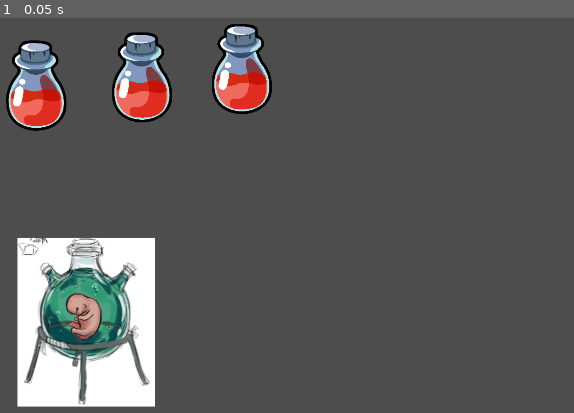
Above: before the commit, frame 1.
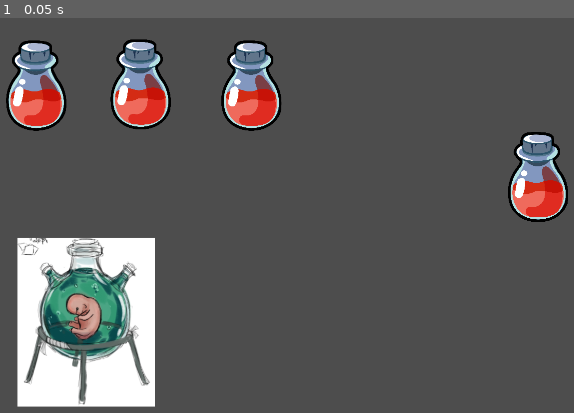
Above: after the commit, the same moment.

Repository: Goodman599/UWGameDevClubFall2025Jam
Game: Godot game, scene res://scenes/map_level.tscn
Two runs of this game, one before a commit and one after it. Both use one fixed random seed, a clock stepped at 60 frames per second and the inputs below. This scene is started directly instead of the project's main scene.
Inputs:
- Up to frame 1 (0.05 s): no input

The runs differ from the first frame. In frame 1, 5.6% of the frame differs, in the area x 19-99%, y 1-52%.

Commit message:
improved potions

Diff:
--- /dev/null
+++ b/level_1.gd
@@ -0,0 +1,3 @@
+extends Node2D
+
+@export var resources = []
--- /dev/null
+++ b/scenes/level_1.tscn
@@ -0,0 +1,10 @@
+[gd_scene load_steps=3 format=3 uid="uid://dda3dvapxb25n"]
+
+[ext_resource type="Script" uid="uid://cy5hhvuu11f84" path="res://level_1.gd" id="1_bswci"]
+[ext_resource type="PackedScene" uid="uid://c02j1lg5oclmp" path="res://scenes/level_tile_map.tscn" id="2_rus8k"]
+
+[node name="Level1" type="Node2D"]
+script = ExtResource("1_bswci")
+resources = [2, 1, 0, 0, 0]
+
+[node name="LevelTileMap" parent="." instance=ExtResource("2_rus8k")]
--- a/scenes/map_level.tscn
+++ b/scenes/map_level.tscn
@@ -21,11 +21,14 @@
 position = Vector2(-4.8619123, -16.088612)
 shape = SubResource("CircleShape2D_y6y1a")
 
-[node name="Potion1" parent="." instance=ExtResource("3_06n14")]
+[node name="P_Speed" parent="." instance=ExtResource("3_06n14")]
 position = Vector2(172, 220)
 
-[node name="Potion2" parent="." instance=ExtResource("3_06n14")]
-position = Vector2(426, 200)
+[node name="P_Stop" parent="." instance=ExtResource("3_06n14")]
+position = Vector2(423, 217)
 
-[node name="Potion3" parent="." instance=ExtResource("3_06n14")]
-position = Vector2(666, 180)
+[node name="P_Reverse" parent="." instance=ExtResource("3_06n14")]
+position = Vector2(689, 220)
+
+[node name="P_Destroy" parent="." instance=ExtResource("3_06n14")]
+position = Vector2(1378, 440)
--- a/scripts/potion_test.gd
+++ b/scripts/potion_logic.gd
@@ -2,14 +2,17 @@
 
 var selected = false
 var mouse_offset = Vector2(0,0)
+var crafting_costs = {
+	1:[1, 0, 0, 0, 0],
+	2:[0, 1, 0, 0, 0],
+	3:[0, 0, 1, 0, 0],
+	4:[0, 0, 0, 1, 0],
+}
+
+@export var id = -1
 
 @onready var starting_position = global_position
 @onready var area = $PotionHitbox
-
-var crafting_cost = {
-	"a":1,
-	"b":2
-}
 
 func _process(delta):
 	if selected:
Not shown, added: level_1.gd.uid
Renamed: scripts/potion_test.gd.uid -> scripts/potion_logic.gd.uid
